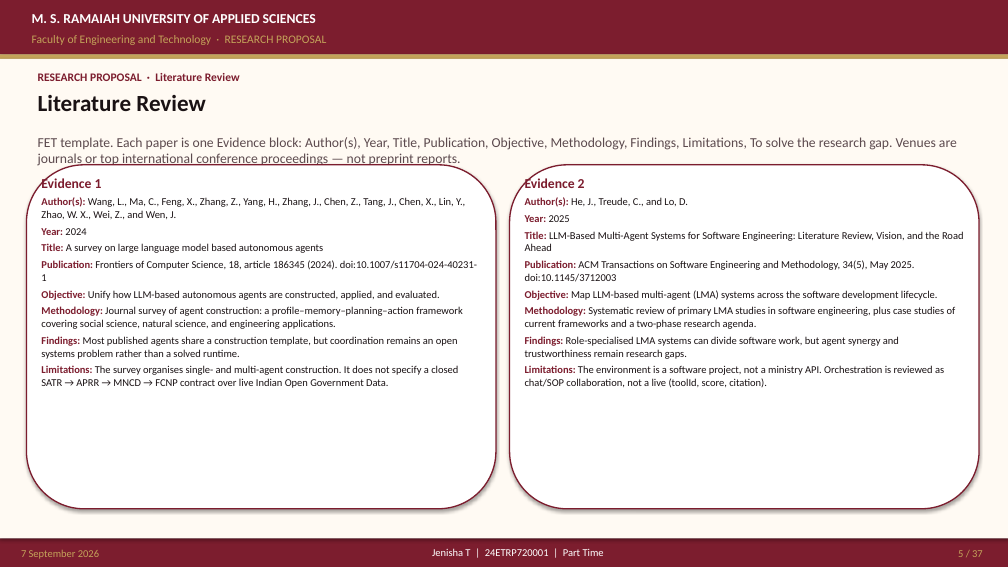
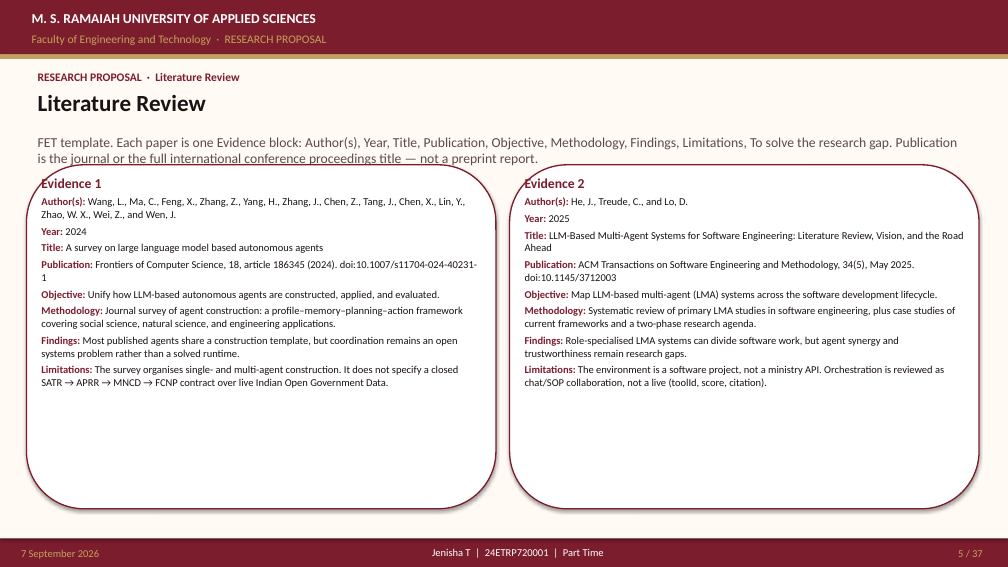
Before and after one commit to joyjeni/phd-agentic-ai-master, a slide deck: slide 5 of ACRS_PhD_Proposal_JenishaT_24ETRP720001.pptx. Drawn at 1008x567 pixels with LibreOffice and Linux fonts; fonts in the diff are those of the drawing. Boxes give left, top, right and bottom in pixels: in the first picture for what was removed or moved away, otherwise in the second. Text is boxed around its words. In the diff, an @@ line names an element or a change of style, - is before the commit and + after.

```diff
--- a/ACRS_PhD_Proposal_JenishaT_24ETRP720001.pptx
+++ b/ACRS_PhD_Proposal_JenishaT_24ETRP720001.pptx
@@ text at (x1=38, y1=137, x2=958, y2=168): text changed @@
-FET template. Each paper is one Evidence block: Author(s), Year, Title, Publication, Objective, Methodology, Findings, Limitations, To solve the research gap. Venues are journals or top international conference proceedings — not preprint reports.
+FET template. Each paper is one Evidence block: Author(s), Year, Title, Publication, Objective, Methodology, Findings, Limitations, To solve the research gap. Publication is the journal or the full international conference proceedings title — not a preprint report.
```
Also in this commit, not shown: 10 other slides changed, 44 other files.
